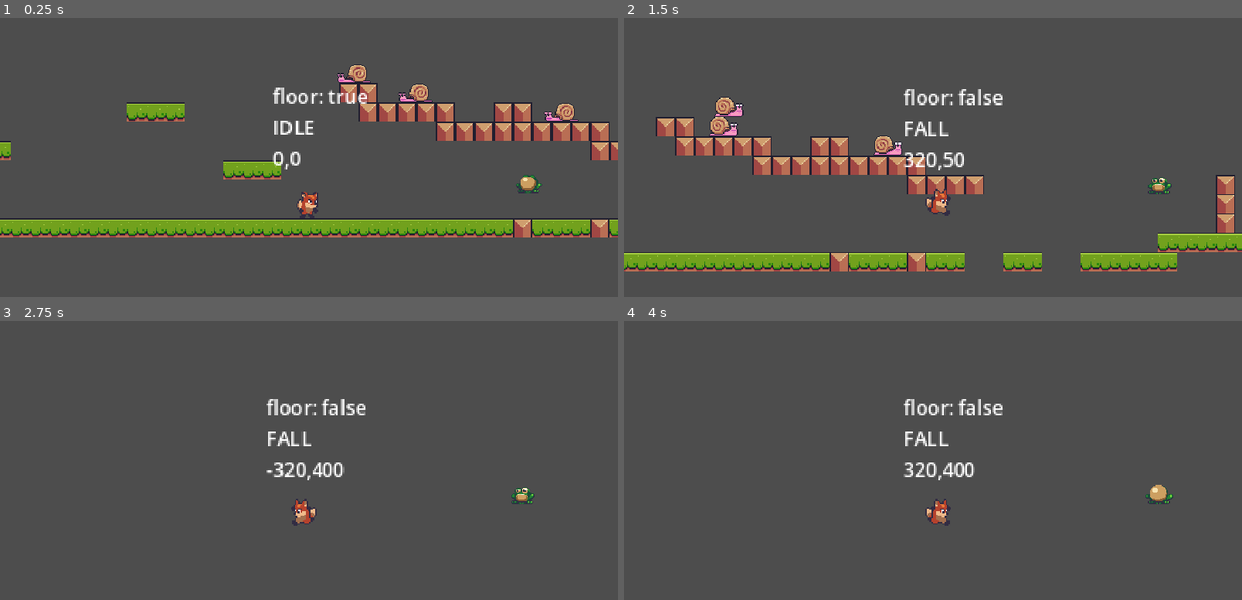
Above: before the commit, frames 1-4 (two rows, left to right).
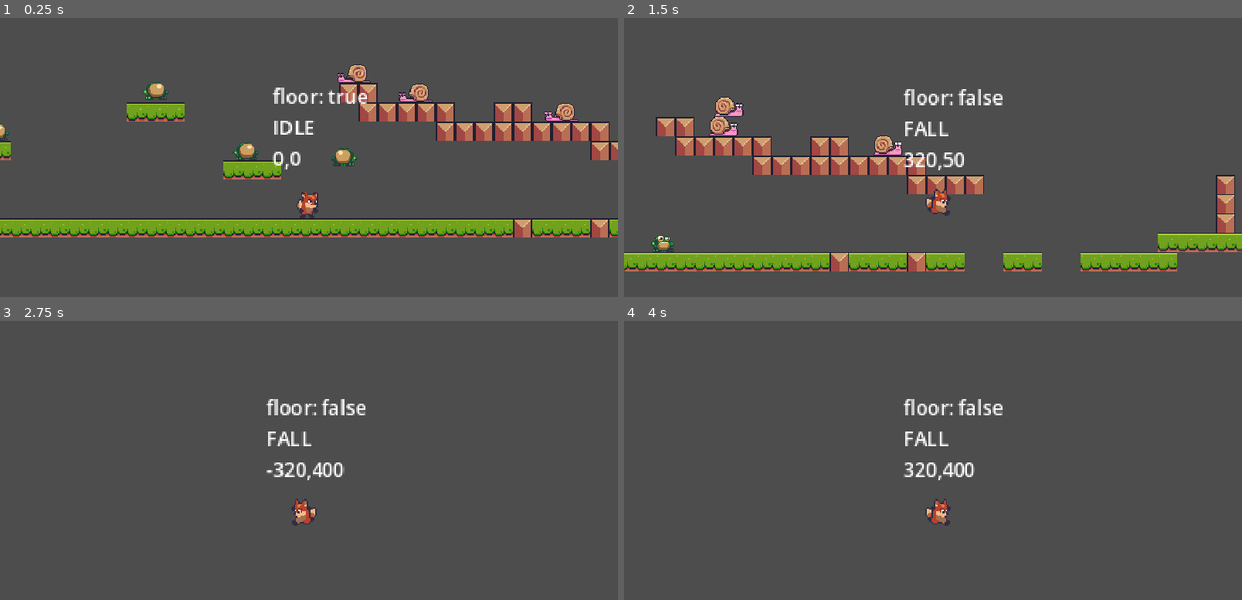
Above: after the commit, the same moments.

Repository: heliosalesjr/myPlatformer
Game: Godot game, scene res://level_base/level_base.tscn
Two runs of this game, one before a commit and one after it. Both use one fixed random seed, a clock stepped at 60 frames per second and the inputs below. The project has no main scene, so this scene is started directly.
Inputs:
- Up to frame 1 (0.25 s): no input
- Up to frame 2 (1.5 s): hold Right (right) from 0.53 s (still down); tap Space (jump) at 0.6, 0.77, 1.07, 1.35 s
- Up to frame 3 (2.75 s): tap Space (jump) at 1.52, 1.82, 2.1 s; release Right (right) at 2.03 s; hold Left (left) from 2.03 s (still down)
- Up to frame 4 (4 s): release Left (left) at 2.78 s; hold Right (right) from 2.78 s (still down); tap Space (jump) at 2.85, 3.02, 3.32, 3.6, 3.77 s; tap Enter at 3.5 s

The runs differ from the first frame. In frame 1, 0.9% of the frame differs, in the area x 0-88%, y 22-63%; in frame 2, 0.4%; in frame 3, 0.2%; in frame 4, 0.2%.

Commit message:
frog movement

Diff:
--- a/enemies/frog/frog.gd
+++ b/enemies/frog/frog.gd
@@ -1,7 +1,65 @@
 extends EnemyBase
 
 @onready var animated_sprite_2d = $AnimatedSprite2D
+@onready var jump_timer = $JumpTimer
 
+const JUMP_VELOCITY: Vector2 = Vector2(100, -150)
+const JUMP_WAIT_RANGE: Vector2 = Vector2(2.5, 5)
+
+var _jump:  bool = false
+var _seen_player: bool  = false
+
+func _ready():
+	super._ready()
+	start_timer()
+
+func _physics_process(delta):
+	super._physics_process(delta)
+
+	if is_on_floor() == false:
+		velocity.y += _gravity * delta
+	else:
+		velocity.x = 0
+		animated_sprite_2d.play("idle")
+
+	apply_jump()
+	move_and_slide()
+	flip_me()
+
+func apply_jump():
+	if is_on_floor() == false:
+		return
+
+	if _seen_player == false || _jump == false:
+		return
+
+	velocity = JUMP_VELOCITY
+
+	if animated_sprite_2d.flip_h == false:
+		velocity.x = velocity.x * -1
+
+	_jump = false
+
+	animated_sprite_2d.play("jump")
+	start_timer()
+
+func flip_me():
+	if (_player_ref.global_position.x > global_position.x and animated_sprite_2d.flip_h == false):
+		animated_sprite_2d.flip_h = true
+
+	elif(
+		_player_ref.global_position.x < global_position.x
+		&&
+		animated_sprite_2d.flip_h == true
+	):
+		animated_sprite_2d.flip_h = false
+
+func start_timer():
+	jump_timer.wait_time = randf_range(JUMP_WAIT_RANGE.x, JUMP_WAIT_RANGE.y)
+	jump_timer.start()
 
 func _on_jump_timer_timeout():
-	pass # Replace with function body.
+	_jump = true
+
+func _on_visible_on_screen_notifier_2d_screen_entered():
+	_seen_player = true
--- a/level_base/level_base.tscn
+++ b/level_base/level_base.tscn
@@ -550,5 +550,14 @@
 [node name="Player" parent="." instance=ExtResource("3_slm1o")]
 position = Vector2(647, 79)
 
-[node name="Frog" parent="Player" instance=ExtResource("6_oaf5j")]
-position = Vector2(183, -13)
+[node name="Frog" parent="." instance=ExtResource("6_oaf5j")]
+position = Vector2(387, 33)
+
+[node name="Frog2" parent="." instance=ExtResource("6_oaf5j")]
+position = Vector2(594, 37)
+
+[node name="Frog4" parent="." instance=ExtResource("6_oaf5j")]
+position = Vector2(519, -21)
+
+[node name="Frog3" parent="." instance=ExtResource("6_oaf5j")]
+position = Vector2(677, 34)
